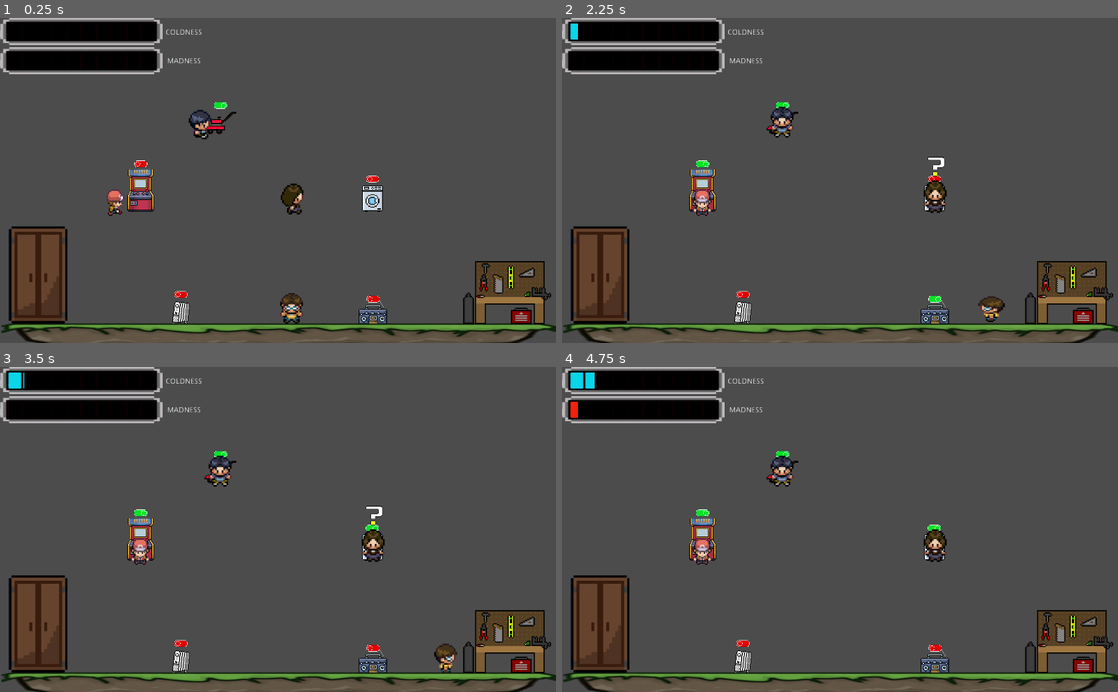
Above: before the commit, frames 1-4 (two rows, left to right).
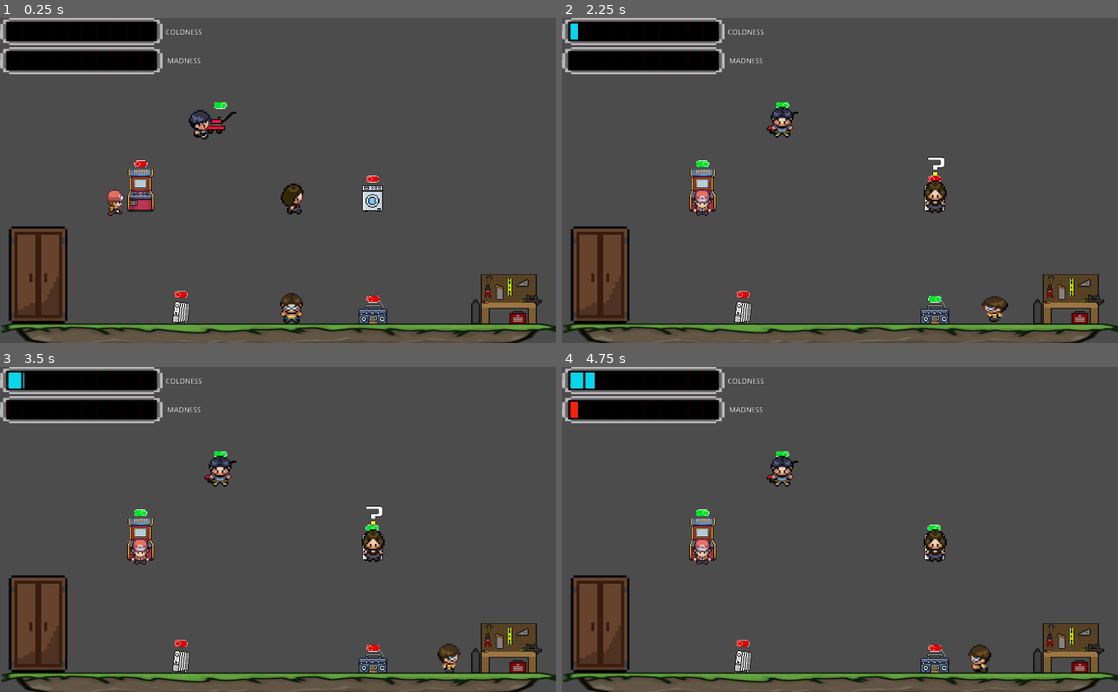
Above: after the commit, the same moments.

Repository: Gaspary23/Sombras_da_Familia
Game: Godot game, scene res://Game/Game.tscn
Two runs of this game, one before a commit and one after it. Both use one fixed random seed, a clock stepped at 60 frames per second and the inputs below. Video files are missing from this copy of the repository; at most half a second of black plays in their place.
Inputs:
- Up to frame 1 (0.25 s): no input
- Up to frame 2 (2.25 s): hold Right (right) 0.53-2.03 s; tap E (interact) at 0.6, 1.35, 2.1 s; hold Left (left) from 2.03 s (still down)
- Up to frame 3 (3.5 s): release Left (left) at 2.78 s; hold Right (right) from 2.78 s (still down); tap E (interact) at 2.85 s
- Up to frame 4 (4.75 s): tap E (interact) at 3.6, 4.35 s; tap Enter at 4.25 s; release Right (right) at 4.28 s; hold Left (left) from 4.28 s (still down)

The runs differ from the first frame. In frame 1, 1.9% of the frame differs, in the area x 83-100%, y 74-95%; in frame 2, 2.1%; in frame 3, 2.2%; in frame 4, 2.2%, in the area x 73-100%, y 74-95%.

Commit message:
feat: player hides under workbench

Diff:
--- /dev/null
+++ b/Items/WorkBench.gd
@@ -0,0 +1,9 @@
+extends KinematicBody2D
+
+onready var sprite = $AnimatedSprite
+
+func _on_Player_hide_workbench():
+	if (sprite.animation == "free"):
+		sprite.play("occupied")
+	else:
+		sprite.play("free")
--- a/Items/WorkBench.tscn
+++ b/Items/WorkBench.tscn
@@ -1,16 +1,32 @@
-[gd_scene load_steps=3 format=2]
+[gd_scene load_steps=6 format=2]
 
-[ext_resource path="res://Items/Workbench.png" type="Texture" id=1]
+[ext_resource path="res://Items/Workbench_Occupied.png" type="Texture" id=1]
+[ext_resource path="res://Items/Workbench_Free.png" type="Texture" id=2]
+[ext_resource path="res://Items/WorkBench.gd" type="Script" id=3]
+
+[sub_resource type="SpriteFrames" id=2]
+animations = [ {
+"frames": [ ExtResource( 2 ) ],
+"loop": true,
+"name": "free",
+"speed": 5.0
+}, {
+"frames": [ ExtResource( 1 ) ],
+"loop": true,
+"name": "occupied",
+"speed": 5.0
+} ]
 
 [sub_resource type="RectangleShape2D" id=1]
-extents = Vector2( 75, 57.5 )
+extents = Vector2( 65, 46 )
 
-[node name="KinematicBody2D2" type="KinematicBody2D"]
+[node name="Workbench" type="KinematicBody2D"]
+script = ExtResource( 3 )
 
-[node name="Sprite" type="Sprite" parent="."]
-texture = ExtResource( 1 )
+[node name="AnimatedSprite" type="AnimatedSprite" parent="."]
+frames = SubResource( 2 )
+animation = "free"
 
 [node name="CollisionShape2D" type="CollisionShape2D" parent="."]
 visible = false
-position = Vector2( -5, 2.5 )
 shape = SubResource( 1 )
--- a/Levels/Level.tscn
+++ b/Levels/Level.tscn
@@ -69,7 +69,8 @@
 position = Vector2( 70, 474 )
 
 [node name="WorkBench" parent="Scenery" instance=ExtResource( 6 )]
-position = Vector2( 933, 504 )
+position = Vector2( 933, 519 )
 
+[connection signal="hide_workbench" from="Player" to="Scenery/WorkBench" method="_on_Player_hide_workbench"]
 [connection signal="body_entered" from="Scenery/Heater" to="Scenery/Heater" method="_on_Heater_body_entered"]
 [connection signal="body_exited" from="Scenery/Heater" to="Scenery/Heater" method="_on_Heater_body_exited"]
--- a/Player/Player.gd
+++ b/Player/Player.gd
@@ -1,4 +1,7 @@
 extends KinematicBody2D
+
+signal hide_workbench
+
 
 export (int) var speed := 200
 
@@ -10,15 +13,19 @@
 
 
 func _physics_process(_delta):
-	print(is_on_wall(), ", ", is_on_floor())
 	if (Input.is_action_just_pressed("interact")):
 		squash_and_stretch()
+
 		if(is_on_wall()):
-			door_sound.play()
 			tween.tween_property(sprite, "visible", hidden, 0.01)
 			hidden = not hidden
+			# If player is on right side hide on workbench
+			if (position > get_viewport_rect().size/2):
+				emit_signal("hide_workbench")
+			else: # If on left side, hide on wardrobe
+				door_sound.play()
 
-	if(visible):
+	if(not hidden):
 		get_side_input()
 		motion = move_and_slide(motion, Vector2.UP)
 
--- a/Player/Player.tscn
+++ b/Player/Player.tscn
@@ -1,28 +1,8 @@
-[gd_scene load_steps=19 format=2]
+[gd_scene load_steps=15 format=2]
 
 [ext_resource path="res://Player/Sprite_player.png" type="Texture" id=1]
 [ext_resource path="res://Player/Player.gd" type="Script" id=2]
 [ext_resource path="res://SFX/door.wav" type="AudioStream" id=3]
-
-[sub_resource type="AtlasTexture" id=19]
-flags = 4
-atlas = ExtResource( 1 )
-region = Rect2( 0, 141, 32, 47 )
-
-[sub_resource type="AtlasTexture" id=20]
-flags = 4
-atlas = ExtResource( 1 )
-region = Rect2( 32, 141, 32, 47 )
-
-[sub_resource type="AtlasTexture" id=21]
-flags = 4
-atlas = ExtResource( 1 )
-region = Rect2( 64, 141, 32, 47 )
-
-[sub_resource type="AtlasTexture" id=22]
-flags = 4
-atlas = ExtResource( 1 )
-region = Rect2( 96, 141, 32, 47 )
 
 [sub_resource type="AtlasTexture" id=23]
 flags = 4
@@ -71,11 +51,6 @@
 
 [sub_resource type="SpriteFrames" id=18]
 animations = [ {
-"frames": [ SubResource( 19 ), SubResource( 20 ), SubResource( 21 ), SubResource( 22 ) ],
-"loop": true,
-"name": "back",
-"speed": 5.0
-}, {
 "frames": [ SubResource( 23 ) ],
 "loop": true,
 "name": "front",
Binary file removed: Items/Workbench.png
Binary file added: Items/Workbench_Free.png
Not shown, added: Items/Workbench_Free.png.import
Binary file added: Items/Workbench_Occupied.png
Not shown, changed: Items/Workbench_Occupied.png.import
